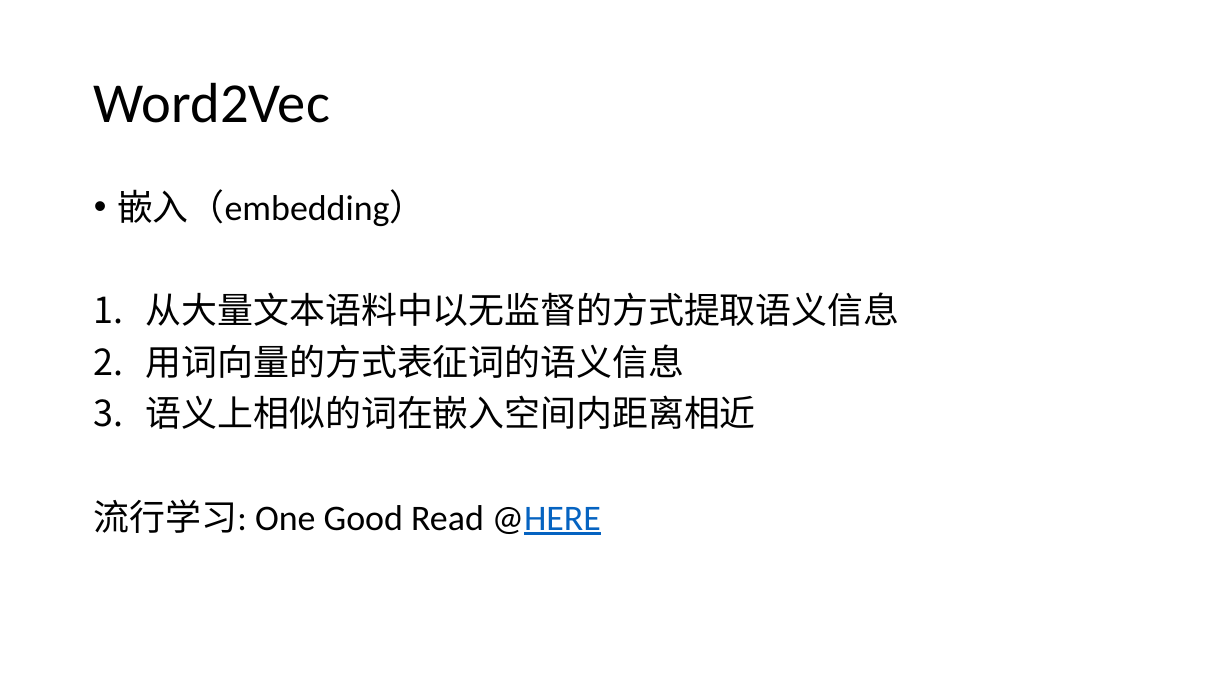
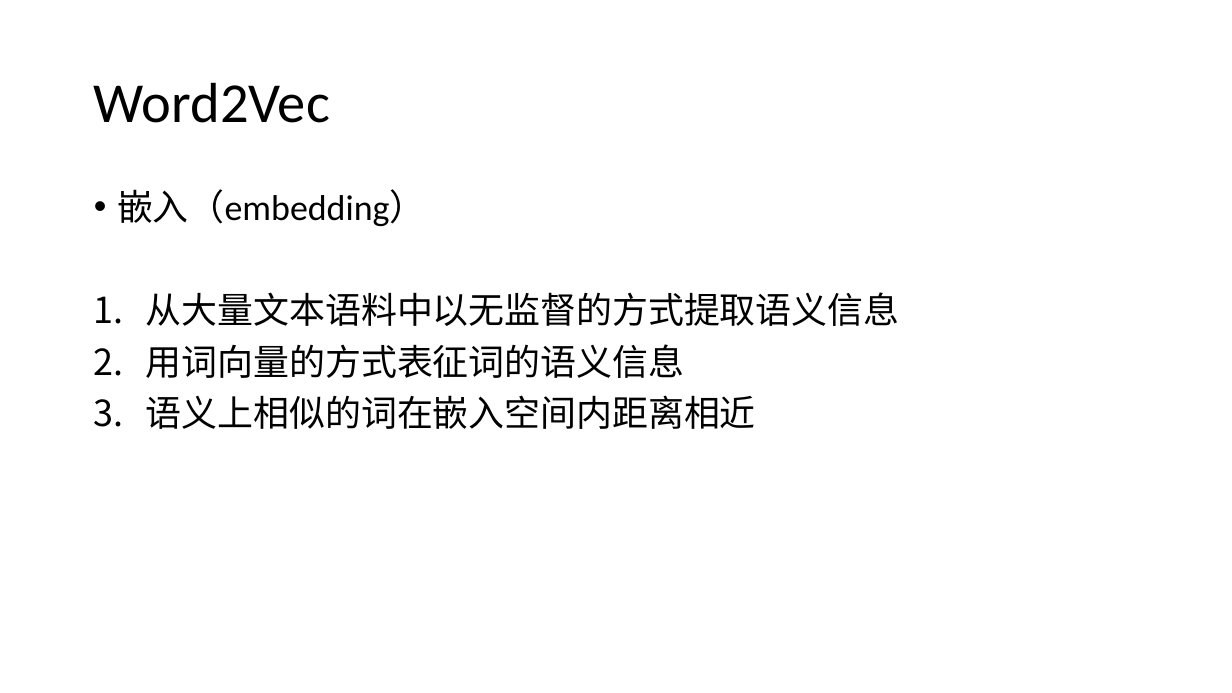
Before and after one commit to foamliu/Learning-DL, a slide deck: slide 4 of rnn/RNN.pptx (slide 3 before the commit). Drawn at 1232x693 pixels with LibreOffice and Linux fonts; fonts in the diff are those of the drawing. Boxes give left, top, right and bottom in pixels: in the first picture for what was removed or moved away, otherwise in the second. Text is boxed around its words. In the diff, an @@ line names an element or a change of style, - is before the commit and + after.

```diff
--- a/rnn/RNN.pptx
+++ b/rnn/RNN.pptx
@@ text at box(94, 499, 601, 535): paragraph removed @@
-流行学习: One Good Read @HERE
```
Also in this commit, not shown: 2 other slides changed, 1 slide added, 1 other file.
